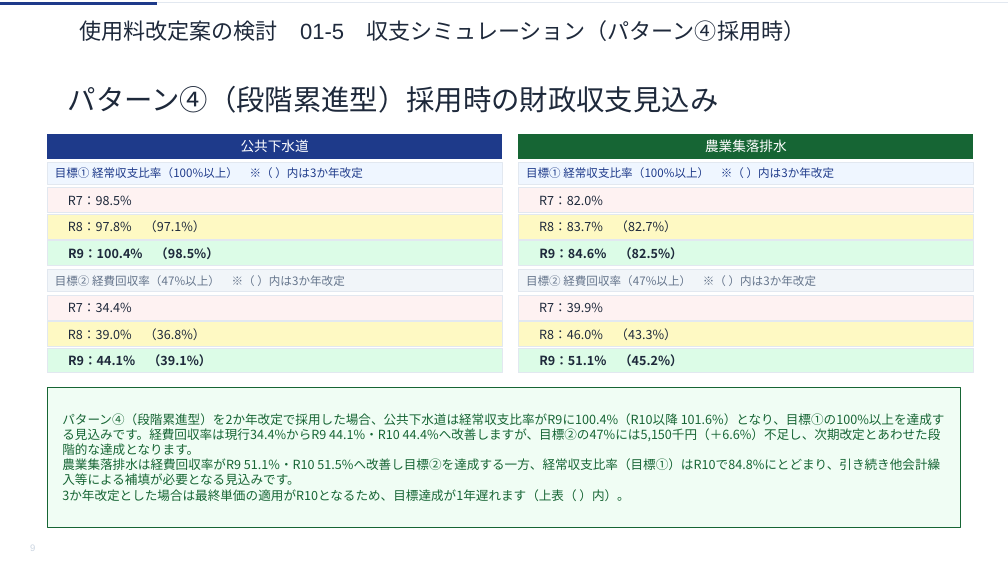
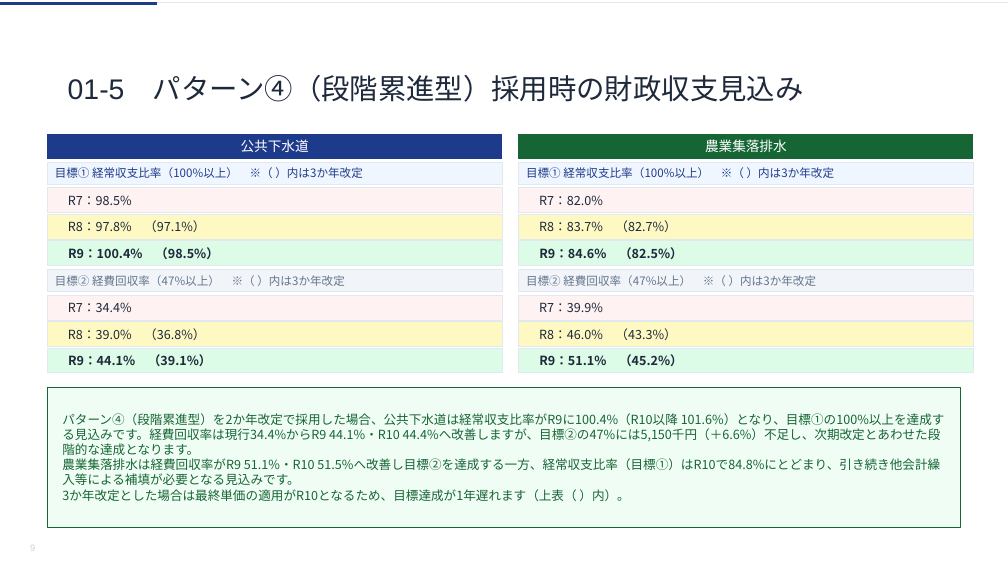
Before and after one commit to ryowakayama-gif/repository, a slide deck: slide 9 of rokko_sewage_council/output/六戸町_第2回審議会資料.pptx. Drawn at 1008x567 pixels with LibreOffice and Linux fonts; fonts in the diff are those of the drawing. Boxes give left, top, right and bottom in pixels: in the first picture for what was removed or moved away, otherwise in the second. Text is boxed around its words. In the diff, an @@ line names an element or a change of style, - is before the commit and + after.

```diff
--- a/rokko_sewage_council/output/六戸町_第2回審議会資料.pptx
+++ b/rokko_sewage_council/output/六戸町_第2回審議会資料.pptx
@@ freeform shape removed at (79, 15, 982, 47) @@
-使用料改定案の検討 01-5 収支シミュレーション（パターン④採用時）
@@ text in freeform shape at (68, 75, 804, 102): text changed @@
-パターン④（段階累進型）採用時の財政収支見込み
+01-5 パターン④（段階累進型）採用時の財政収支見込み
@@ freeform shape "01-5 パターン④（段階累進型）採用時の財政収支見込み": place and size @@
-freeform shape "01-5 パターン④（段階累進型）採用時の財政収支見込み" at (68, 70, 982, 129)
+freeform shape "01-5 パターン④（段階累進型）採用時の財政収支見込み" at (68, 60, 982, 118)
```
Also in this commit, not shown: 30 other slides changed, 3 other files.
